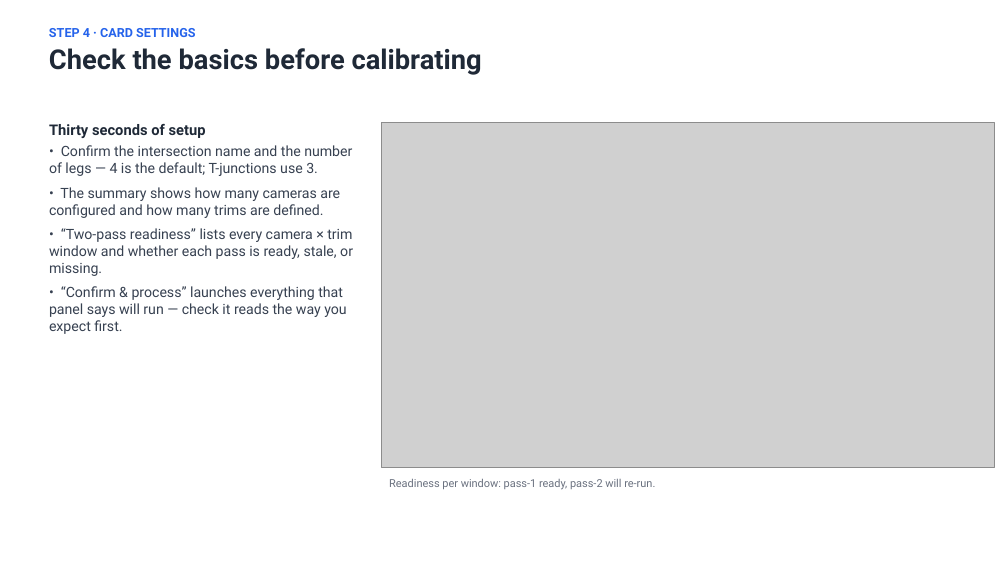
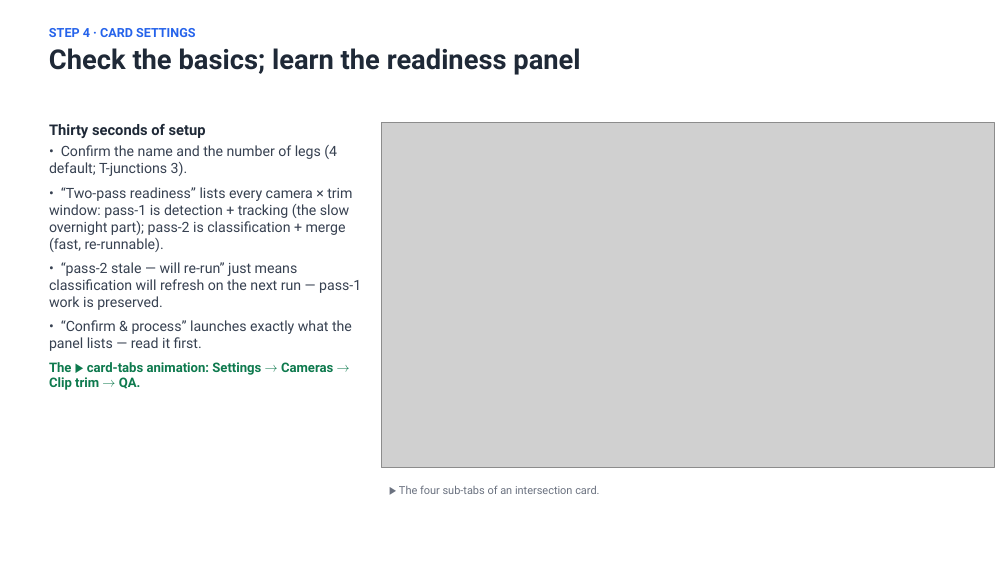
Before and after one commit to marshm100/intersection-counter, a slide deck: slide 7 of docs/Operator_Guide_2026-08-18.pptx (slide 6 before the commit). Drawn at 1008x567 pixels with LibreOffice and Linux fonts; fonts in the diff are those of the drawing; grey boxes stand for pictures. Boxes give left, top, right and bottom in pixels: in the first picture for what was removed or moved away, otherwise in the second. Text is boxed around its words. In the diff, an @@ line names an element or a change of style, - is before the commit and + after.

```diff
--- a/docs/Operator_Guide_2026-08-18.pptx
+++ b/docs/Operator_Guide_2026-08-18.pptx
@@ text at <box>49,48,580,75</box>: text changed @@
-Check the basics before calibrating
+Check the basics; learn the readiness panel
@@ text at <box>49,145,361,390</box>: text changed @@
-• Confirm the intersection name and the number of legs — 4 is the default; T-junctions use 3.
-• The summary shows how many cameras are configured and how many trims are defined.
-• “Two-pass readiness” lists every camera × trim window and whether each pass is ready, stale, or missing.
-• “Confirm & process” launches everything that panel says will run — check it reads the way you expect first.
+• Confirm the name and the number of legs (4 default; T-junctions 3).
+• “Two-pass readiness” lists every camera × trim window: pass-1 is detection + tracking (the slow overnight part); pass-2 is classification + merge (fast, re-runnable).
+• “pass-2 stale — will re-run” just means classification will refresh on the next run — pass-1 work is preserved.
+• “Confirm & process” launches exactly what the panel lists — read it first.
+The ▶ card-tabs animation: Settings → Cameras → Clip trim → QA.
@@ text at <box>399,485,599,494</box>: text changed @@
-Readiness per window: pass-1 ready, pass-2 will re-run.
+▶ The four sub-tabs of an intersection card.
```
Also in this commit, not shown: 15 other slides changed, 8 slides added.
